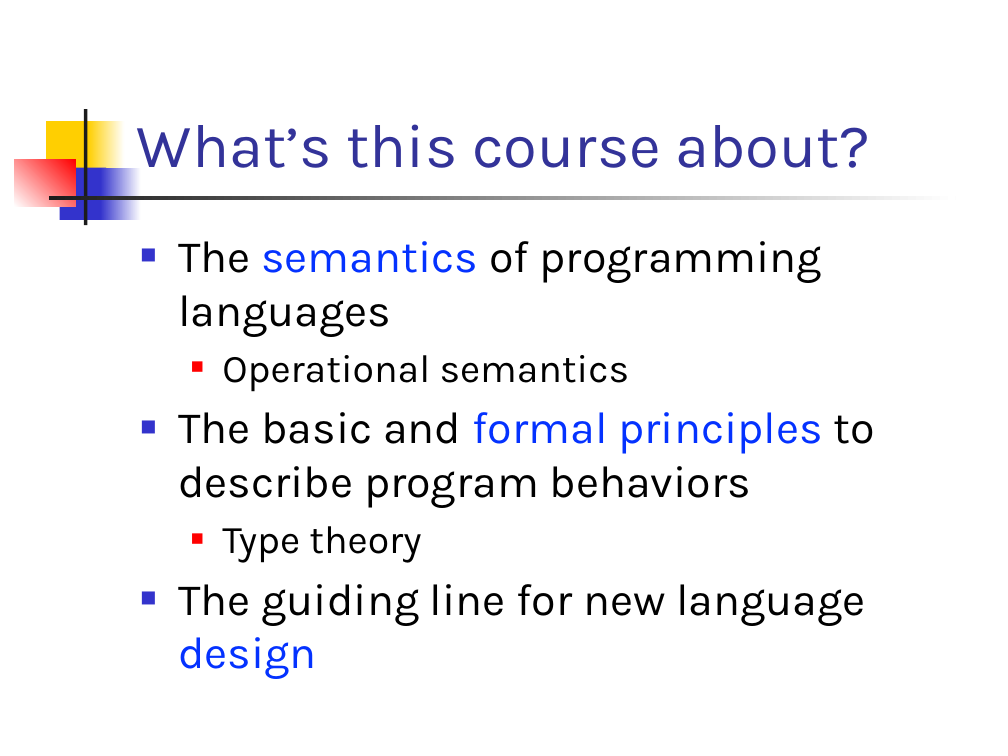
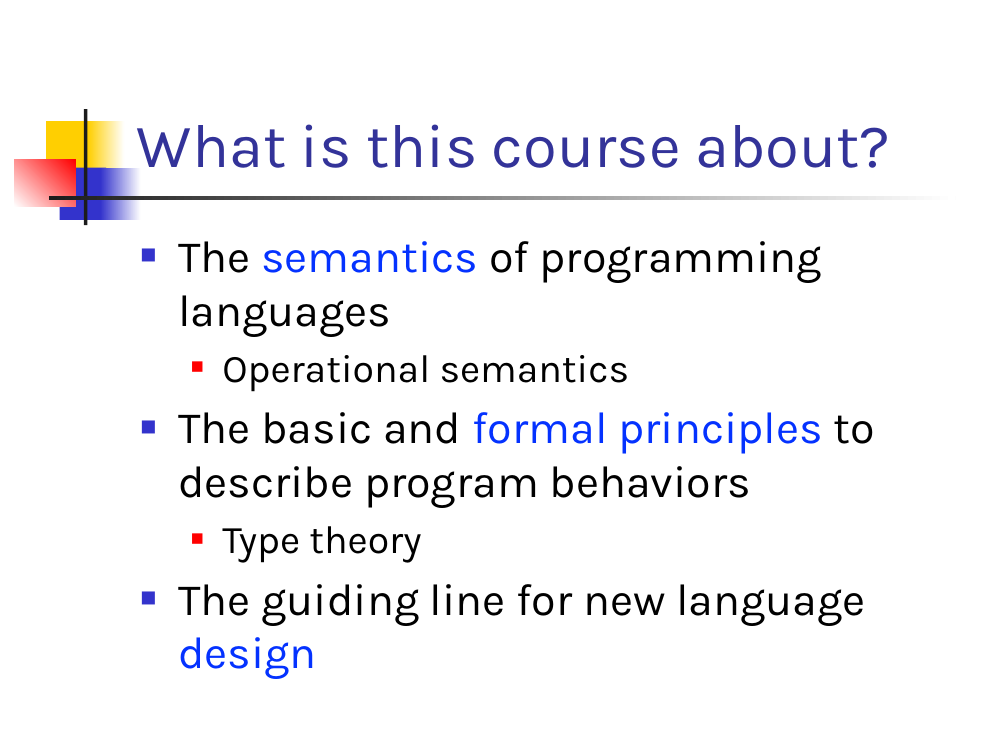
Before and after one commit to csslab-ustc/csslab-ustc.github.io, a slide deck: slide 2 of courses/popl26/slides/lec01-overview.pptx. Drawn at 1008x756 pixels with LibreOffice and Linux fonts; fonts in the diff are those of the drawing. Boxes give left, top, right and bottom in pixels: in the first picture for what was removed or moved away, otherwise in the second. Text is boxed around its words. In the diff, an @@ line names an element or a change of style, - is before the commit and + after.

```diff
--- a/courses/popl26/slides/lec01-overview.pptx
+++ b/courses/popl26/slides/lec01-overview.pptx
@@ title at bbox=[137, 124, 890, 168]: text changed @@
-What’s this course about?
+What is this course about?
```
Also in this commit, not shown: 4 other slides changed, 1 slide removed.
